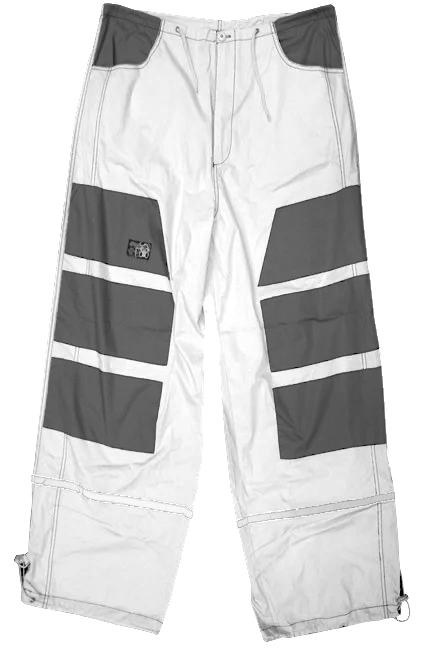
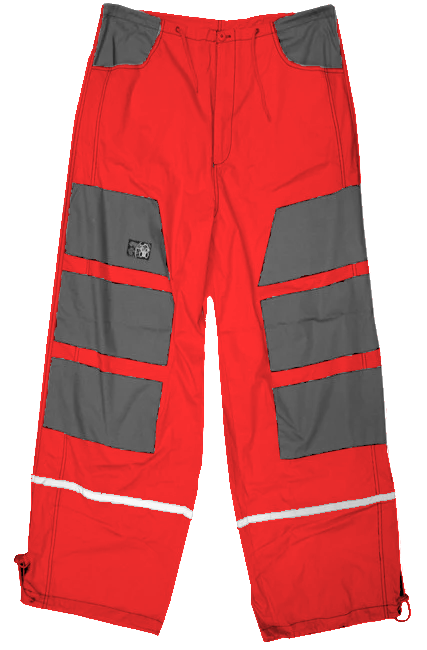
The second 427px x 650px image is a revision of the first. Changes to its layers:
painted on "cloth red" over [14,4,411,642]